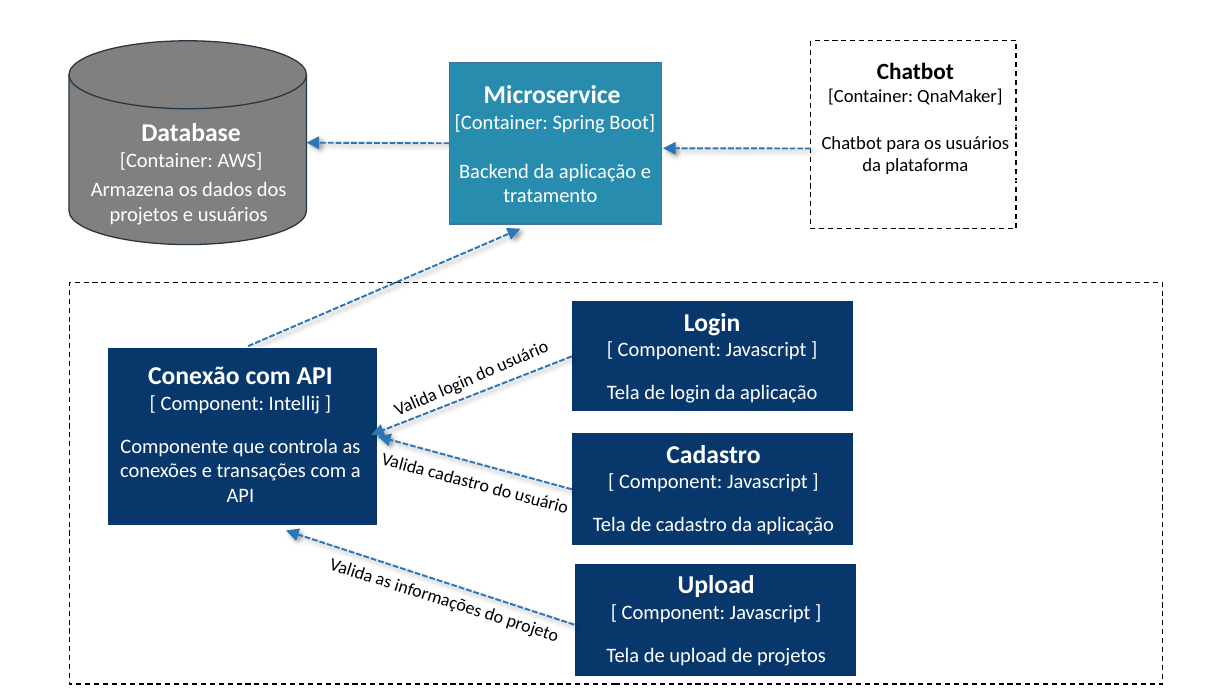
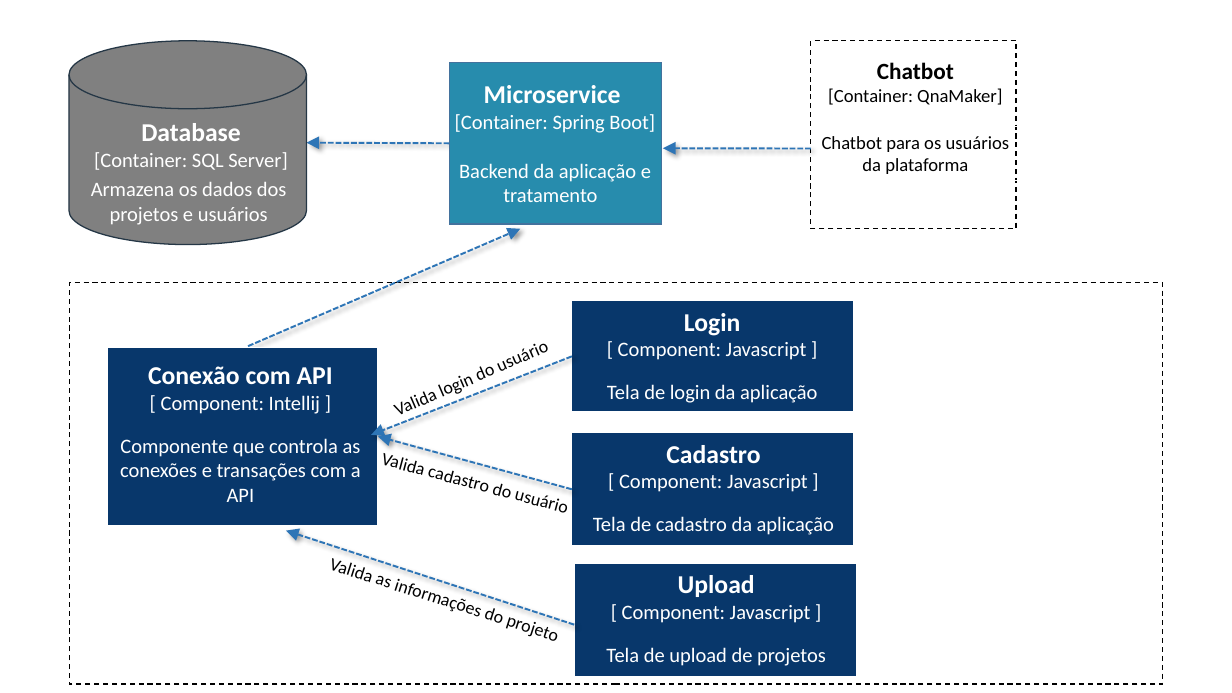
Before and after one commit to Caio-Elcio/2WORK-Mobile, a slide deck: slide 2 of Documentos/Arquitetura/Arquitetura.pptx. Drawn at 1232x693 pixels with LibreOffice and Linux fonts; fonts in the diff are those of the drawing. Boxes give left, top, right and bottom in pixels: in the first picture for what was removed or moved away, otherwise in the second. Text is boxed around its words. In the diff, an @@ line names an element or a change of style, - is before the commit and + after.

```diff
--- a/Documentos/Arquitetura/Arquitetura.pptx
+++ b/Documentos/Arquitetura/Arquitetura.pptx
@@ text at box(94, 152, 288, 170): text changed @@
-[Container: AWS]
+[Container: SQL Server]
```
Also in this commit, not shown: 3 other slides changed.
